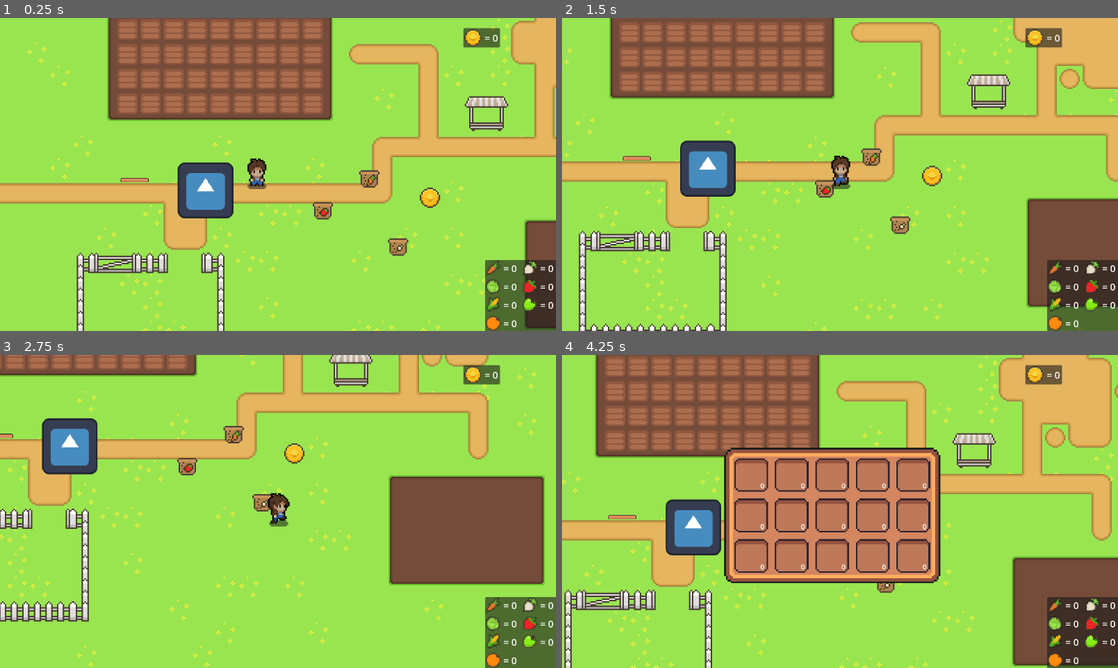
Above: before the commit, frames 1-4 (two rows, left to right).
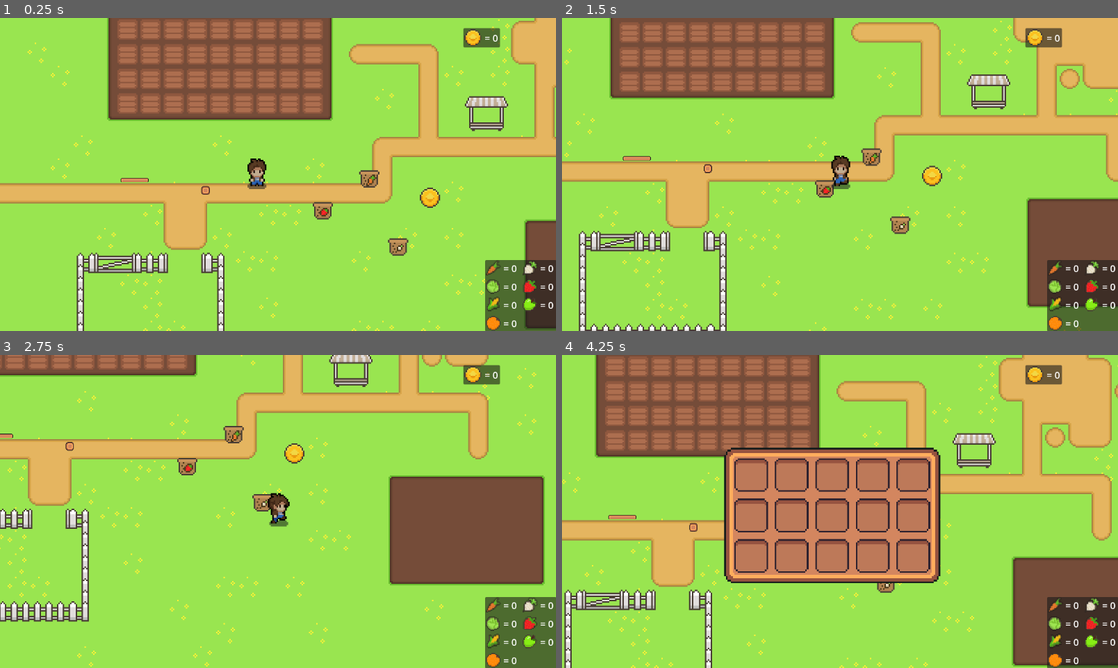
Above: after the commit, the same moments.

Repository: Puuggordo/SDD_Godot_Farming
Game: Godot game, scene res://world.tscn
Same seed, same stepped clock (60 frames per second), same inputs: the game is played once before the commit and once after it. The engine's default icon, where the game draws it, is replaced by a stand-in: a white triangle on a blue panel in a dark square.
Inputs (mouse positions are in pixels of both pictures, inside the frame that each line leads up to):
- Up to frame 1 (0.25 s): no input
- Up to frame 2 (1.5 s): tap Enter at 0.5 s; move the mouse to (689, 30) at 0.52 s; press the mouse at (689, 30) at 0.53 s; hold D (right) 0.53-1.28 s; move the mouse to (656, 30) at 1.27 s; release the mouse at (656, 30) at 1.28 s; hold S (down) from 1.28 s (still down); click (656, 30) at 1.35 s
- Up to frame 3 (2.75 s): move the mouse to (66, 361) at 2.02 s; release S (down) at 2.03 s; press the mouse at (66, 361) at 2.03 s; hold D (right) from 2.03 s (still down)
- Up to frame 4 (4.25 s): move the mouse to (573, 358) at 2.77 s; release D (right) at 2.78 s; release the mouse at (573, 358) at 2.78 s; hold W (up) 2.78-3.53 s; click (573, 358) at 2.85 s; move the mouse to (595, 364) at 3.52 s; press the mouse at (595, 364) at 3.53 s; hold Left (left) from 3.53 s (still down); tap E (toggle_inventory) at 4.15 s

The runs differ from the first frame. In frame 1, 1.8% of the frame differs, in the area x 31-42%, y 46-64%; in frame 2, 1.8%; in frame 3, 1.8%; in frame 4, 1.9%, in the area x 18-66%, y 40-69%.

Commit message:
Inventory max item stack
If added_item exceeds max_stack then make the remainder into a new slot

Diff:
--- a/Inventory/example_item.gd
+++ b/Inventory/example_item.gd
@@ -1,6 +1,7 @@
 @tool
 extends Node2D
 
+@export var quantity:int
 @export var item_type = ""
 @export var item_name = ""
 @export var description = ""
@@ -19,11 +20,12 @@
 
 func pickup_item():
 	var item = {
-		"quantity":1,
+		"quantity":quantity,
 		"type":item_type,
 		"name":item_name,
 		"texture":item_texture,
-		"scene_path":scene_path
+		"scene_path":scene_path,
+		"max_stack":max_stack
 	}
 	Global.add_item(item)
 
--- a/Scripts/Global.gd
+++ b/Scripts/Global.gd
@@ -26,9 +26,19 @@
 	for i in range(inventory.size()):
 		var slot = inventory[i]
 		if slot!= null and slot["name"] == item["name"]:
-			slot["quantity"] += item["quantity"]
-			inventoryUpdate.emit()
-			return true
+			if slot["quantity"] + item["quantity"] <= item["max_stack"]:
+				slot["quantity"] += item["quantity"]
+				inventoryUpdate.emit()
+				return true
+			else:
+				var space_left = item["max_stack"] - slot["quantity"]
+				slot["quantity"] = item["max_stack"]
+				item["quantity"] -= space_left
+				for r in range(inventory.size()):
+					if slot == null:
+						inventory.remove_at(r)
+						inventory.insert(r,item)
+						return true
 		elif slot == null:
 			inventory.remove_at(i)
 			inventory.insert(i,item)
--- a/inventory.gd
+++ b/inventory.gd
@@ -2,18 +2,25 @@
 
 
 @onready var inventory = preload("res://playerInventory.tres")
-@onready var slots = $NinePatchRect/GridContainer.get_children()
+@onready var gridContainer = $NinePatchRect/GridContainer
 
 
-func _input(event):
-	if event.is_action_pressed("toggle_inventory"):
-		on_inventory_update()
-
+func _ready():
+	Global.inventoryUpdate.connect(on_inventory_update)
+	on_inventory_update()
 
 func on_inventory_update():
+	cleargrid()
 	for item in Global.inventory:
 		var slot = Global.slot_scene.instantiate()
-		if item !=null:
-			slots.set_item(item,1)
+		gridContainer.add_child(slot)
+		if item!=null:
+			slot.set_item(item,item["quantity"])
+		else:
+			slot.set_empty()
+
 func cleargrid():
-	pass
+	while gridContainer.get_child_count() > 0:
+		var child = gridContainer.get_child(0)
+		gridContainer.remove_child(child)
+		child.queue_free()
--- a/inventory.tscn
+++ b/inventory.tscn
@@ -1,8 +1,7 @@
-[gd_scene load_steps=4 format=3 uid="uid://ctxcpuh2fnlr0"]
+[gd_scene load_steps=3 format=3 uid="uid://ctxcpuh2fnlr0"]
 
 [ext_resource type="Script" path="res://inventory.gd" id="1_clu2x"]
 [ext_resource type="Texture2D" uid="uid://8pn4roac3kh6" path="res://Sprites/InventoryRect.png" id="1_jxb4q"]
-[ext_resource type="PackedScene" uid="uid://dnrogghhhyjiy" path="res://slot.tscn" id="2_uu1xa"]
 
 [node name="Inventory" type="Control"]
 layout_mode = 3
@@ -38,48 +37,3 @@
 size_flags_horizontal = 3
 size_flags_vertical = 3
 columns = 5
-
-[node name="Slot" parent="NinePatchRect/GridContainer" instance=ExtResource("2_uu1xa")]
-layout_mode = 2
-
-[node name="Slot2" parent="NinePatchRect/GridContainer" instance=ExtResource("2_uu1xa")]
-layout_mode = 2
-
-[node name="Slot3" parent="NinePatchRect/GridContainer" instance=ExtResource("2_uu1xa")]
-layout_mode = 2
-
-[node name="Slot4" parent="NinePatchRect/GridContainer" instance=ExtResource("2_uu1xa")]
-layout_mode = 2
-
-[node name="Slot5" parent="NinePatchRect/GridContainer" instance=ExtResource("2_uu1xa")]
-layout_mode = 2
-
-[node name="Slot6" parent="NinePatchRect/GridContainer" instance=ExtResource("2_uu1xa")]
-layout_mode = 2
-
-[node name="Slot7" parent="NinePatchRect/GridContainer" instance=ExtResource("2_uu1xa")]
-layout_mode = 2
-
-[node name="Slot8" parent="NinePatchRect/GridContainer" instance=ExtResource("2_uu1xa")]
-layout_mode = 2
-
-[node name="Slot9" parent="NinePatchRect/GridContainer" instance=ExtResource("2_uu1xa")]
-layout_mode = 2
-
-[node name="Slot10" parent="NinePatchRect/GridContainer" instance=ExtResource("2_uu1xa")]
-layout_mode = 2
-
-[node name="Slot11" parent="NinePatchRect/GridContainer" instance=ExtResource("2_uu1xa")]
-layout_mode = 2
-
-[node name="Slot12" parent="NinePatchRect/GridContainer" instance=ExtResource("2_uu1xa")]
-layout_mode = 2
-
-[node name="Slot13" parent="NinePatchRect/GridContainer" instance=ExtResource("2_uu1xa")]
-layout_mode = 2
-
-[node name="Slot14" parent="NinePatchRect/GridContainer" instance=ExtResource("2_uu1xa")]
-layout_mode = 2
-
-[node name="Slot15" parent="NinePatchRect/GridContainer" instance=ExtResource("2_uu1xa")]
-layout_mode = 2
--- a/slot.gd
+++ b/slot.gd
@@ -7,22 +7,13 @@
 @onready var count_label = $ItemQuantity
 
 func set_item(new_item,quantity):
-	item = new_item
-	stack_count = quantity
-	update_slot()
+	icon.texture = new_item["texture"]
+	count_label.text = str(quantity)
 
-func update_slot():
-	if item:
-		icon.texture = item["texture"]
-		count_label.text = str(stack_count)
-	else:
-		icon.texture = null
-		count_label.text = ""
-
-func clear_slot():
+func set_empty():
 	item = null
-	stack_count = 0
-	update_slot()
+	icon.texture = null
+	count_label.text = ""
 
 func _on_TextureRect_gui_input(event):
 	if event is InputEventMouseButton and event.button_index == MOUSE_BUTTON_LEFT:
@@ -30,6 +21,3 @@
 			if item:
 				get_tree().set_input_as_handled()
 				emit_signal("item_selected", self)
-
-# Signals for item interactions
-signal item_selected(inventory_slot)
--- a/world.tscn
+++ b/world.tscn
@@ -17,6 +17,7 @@
 [ext_resource type="PackedScene" uid="uid://ctxcpuh2fnlr0" path="res://inventory.tscn" id="15_5ywqk"]
 [ext_resource type="PackedScene" uid="uid://cvsih7eyw8h0" path="res://Inventory/example_item.tscn" id="16_f7tpb"]
 [ext_resource type="Texture2D" uid="uid://cedjn28l1bclt" path="res://Sprites/healthbarUnder.png" id="17_8d7jr"]
+[ext_resource type="Texture2D" uid="uid://8pn4roac3kh6" path="res://Sprites/InventoryRect.png" id="18_48bsk"]
 
 [sub_resource type="TileSetAtlasSource" id="TileSetAtlasSource_l2yna"]
 texture = ExtResource("1_7c0cg")
@@ -967,16 +968,20 @@
 
 [node name="ExampleItem" parent="." instance=ExtResource("16_f7tpb")]
 position = Vector2(93, 175)
+quantity = 3
 item_type = "wood"
 item_name = "longstick"
 description = "desc_wood"
+max_stack = 10
 item_texture = ExtResource("17_8d7jr")
 
 [node name="ExampleItem2" parent="." instance=ExtResource("16_f7tpb")]
 position = Vector2(142, 182)
+quantity = 1
 item_type = "icon"
 item_name = "godoticon"
 description = "descricon"
+item_texture = ExtResource("18_48bsk")
 
 [connection signal="body_entered" from="front/belowstall" to="front" method="_on_belowstall_body_entered"]
 [connection signal="body_entered" from="front/abovestall" to="front" method="_on_abovestall_body_entered"]
Not shown: 1 places in world.tscn that only renumber resources
